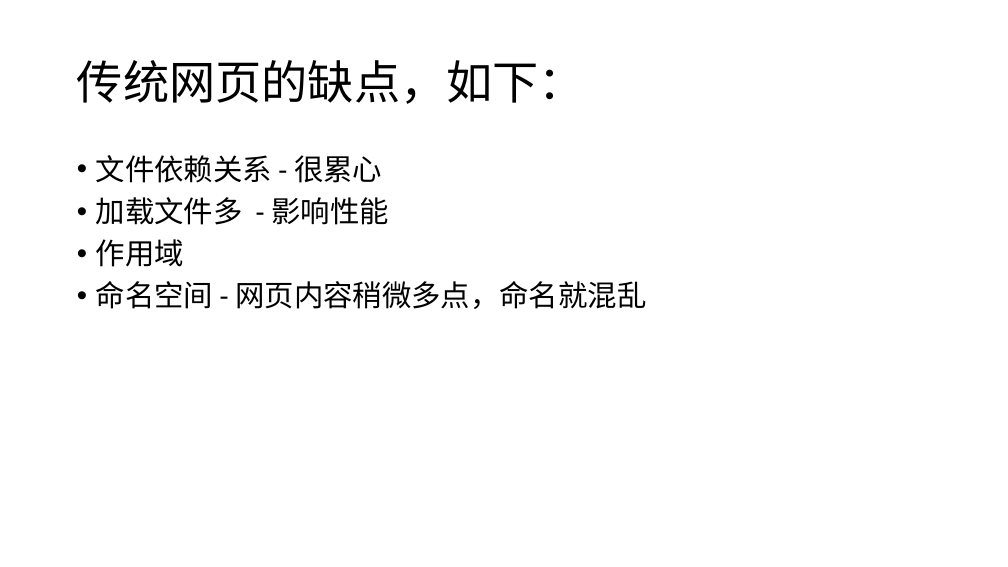
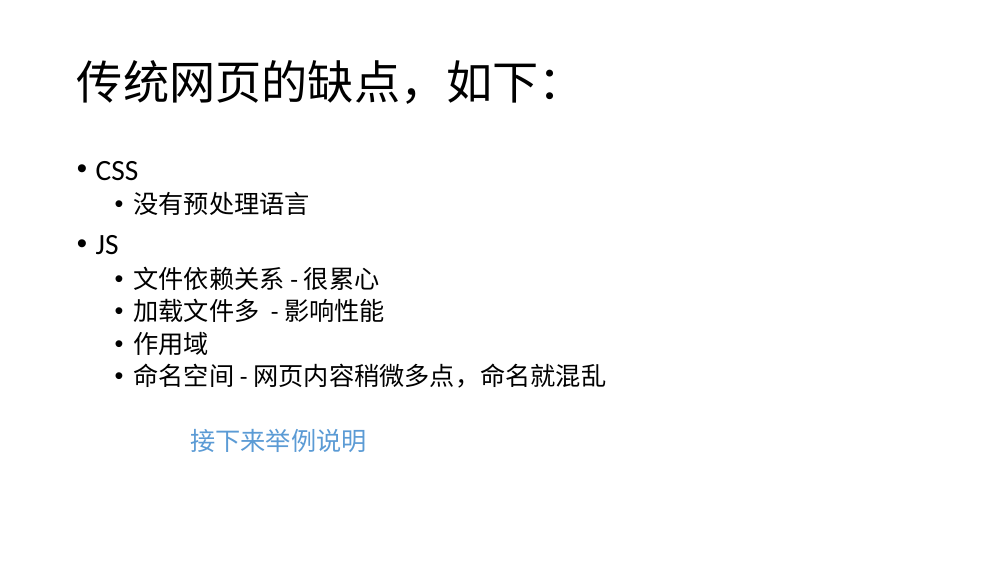
Before and after one commit to Cohen-Wang/workbench, a slide deck: slide 8 of cloud/webpack-ppt/培训 - webpack.pptx (slide 7 before the commit). Drawn at 1008x567 pixels with LibreOffice and Linux fonts; fonts in the diff are those of the drawing. Boxes give left, top, right and bottom in pixels: in the first picture for what was removed or moved away, otherwise in the second. Text is boxed around its words. In the diff, an @@ line names an element or a change of style, - is before the commit and + after.

```diff
--- a/cloud/webpack-ppt/培训 - webpack.pptx
+++ b/cloud/webpack-ppt/培训 - webpack.pptx
@@ text at (x1=96, y1=161, x2=310, y2=255): paragraphs added @@
+• CSS
+  • 没有预处理语言
+• JS
@@ text at (x1=134, y1=266, x2=606, y2=388): size 28 to 24 pt in "文件依赖关系 - 很累心", "加载文件多 - 影响性能", "作用域", "命名空间 - 网页内容稍微多点，命名就混乱"; list level 1 to 2 in "文件依赖关系 - 很累心"; list level 1 to 2 in "加载文件多 - 影响性能"; list level 1 to 2 in "作用域"; list level 1 to 2 in "命名空间 - 网页内容稍微多点，命名就混乱" @@
@@ text at (x1=190, y1=429, x2=366, y2=452): paragraph added @@
+  接下来举例说明
```
Also in this commit, not shown: 10 other slides changed, 14 slides added, 3 slides removed, 1 other file.
